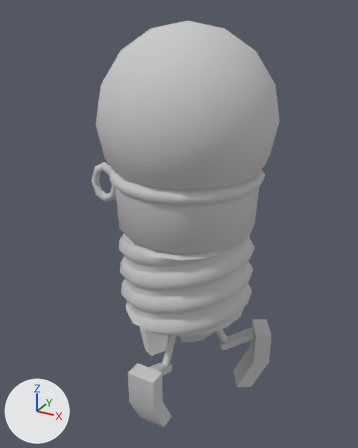
Before and after pictures for a commit that changed the FBX model Assets/1__3DArt/IEUN/Chpater_1/bug01_/ch_bulbbug_001.fbx.
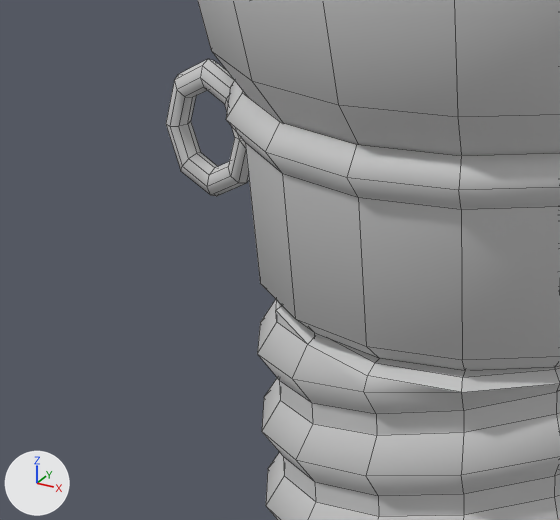
Old and new are each drawn whole from a 50 mm camera at (0.178, -0.337, 0.331) aimed at (-0.009, 0.003, 0.162) and again close up on the part from 12% to 58% of the width and 32% to 67% of the height. Arrows for +X, +Y and +Z are at lower left; the lights stay in place. The close-ups show mesh edges as thin lines. Where no turn or scale is listed for an object, it has been applied to the vertices.

Names of what the first close-up shows: 'ch_bulbbug_001_body', 'ch_bulbbug_001_head', 'ch_bulbbug_001_wheel'.
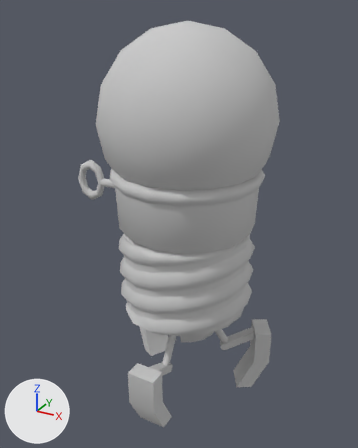
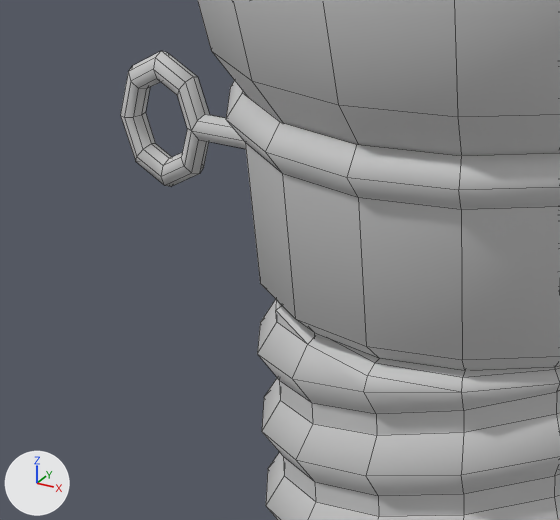
Where the newer file only moved an object's origin or applied its transform, the numbers keep the older frame.

Where the change shows, as pixel boxes (x1, y1, x2, y2) in the close-ups (560 x 520 px):
'ch_bulbbug_001_wheel', reshaped, moved, turned
    before: (166, 59, 249, 196)
    after: (121, 51, 246, 187)

Edits to the bpy script that builds the scene:
```text
Change me_ch_bulbbug_001_wheel_ncl1_1:
    used by ob_ch_bulbbug_001_wheel; location = (-0.0551, 0.0, 0.1874); scale = (0.01, 0.01, 0.01)
    remove me_ch_bulbbug_001_wheel_ncl1_1.from_pydata(...)  # 76 vertices, 80 faces; spans x -4.12..0.0, y -0.38..0.38, z -1.91..1.91
    add me_ch_bulbbug_001_wheel_ncl1_1.from_pydata(...)  # 76 vertices, 80 faces; spans x -4.12..1.33, y -1.91..1.91, z -0.38..0.37
    me_ch_bulbbug_001_wheel_ncl1_1 part 1: 73 of 76 vertices moved; they spanned x -4.03..0.0, y -0.38..0.38, z -1.91..1.91 and now span x -4.03..1.33, y -1.91..1.91, z -0.38..0.37; mean shift (0.16, 0.0, 0.0); largest move (-2.69, 0.0, -1.91) -> (-2.69, -1.91, 0.0)
Change ob_ch_bulbbug_001_wheel:
    ob_ch_bulbbug_001_wheel.location: (-0.0551, 0.0, 0.1874) -> (-0.0704, 0.0, 0.1874)
    ob_ch_bulbbug_001_wheel.rotation_euler: (0.0, 0.0, 0.0) -> (1.571, 0.0, 0.0)  # degrees (0, 0, 0) -> degrees (90, 0, 0)
```
